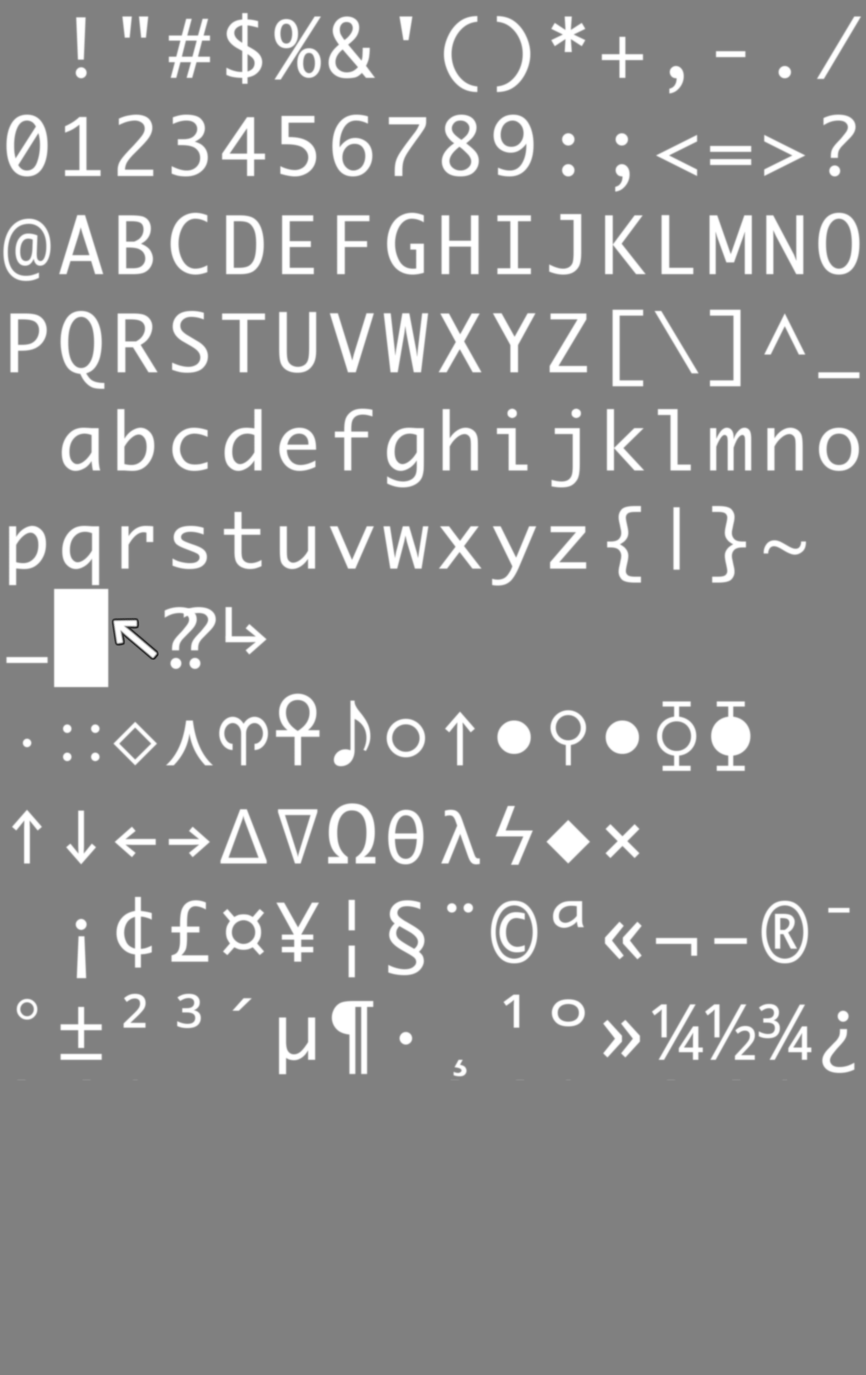
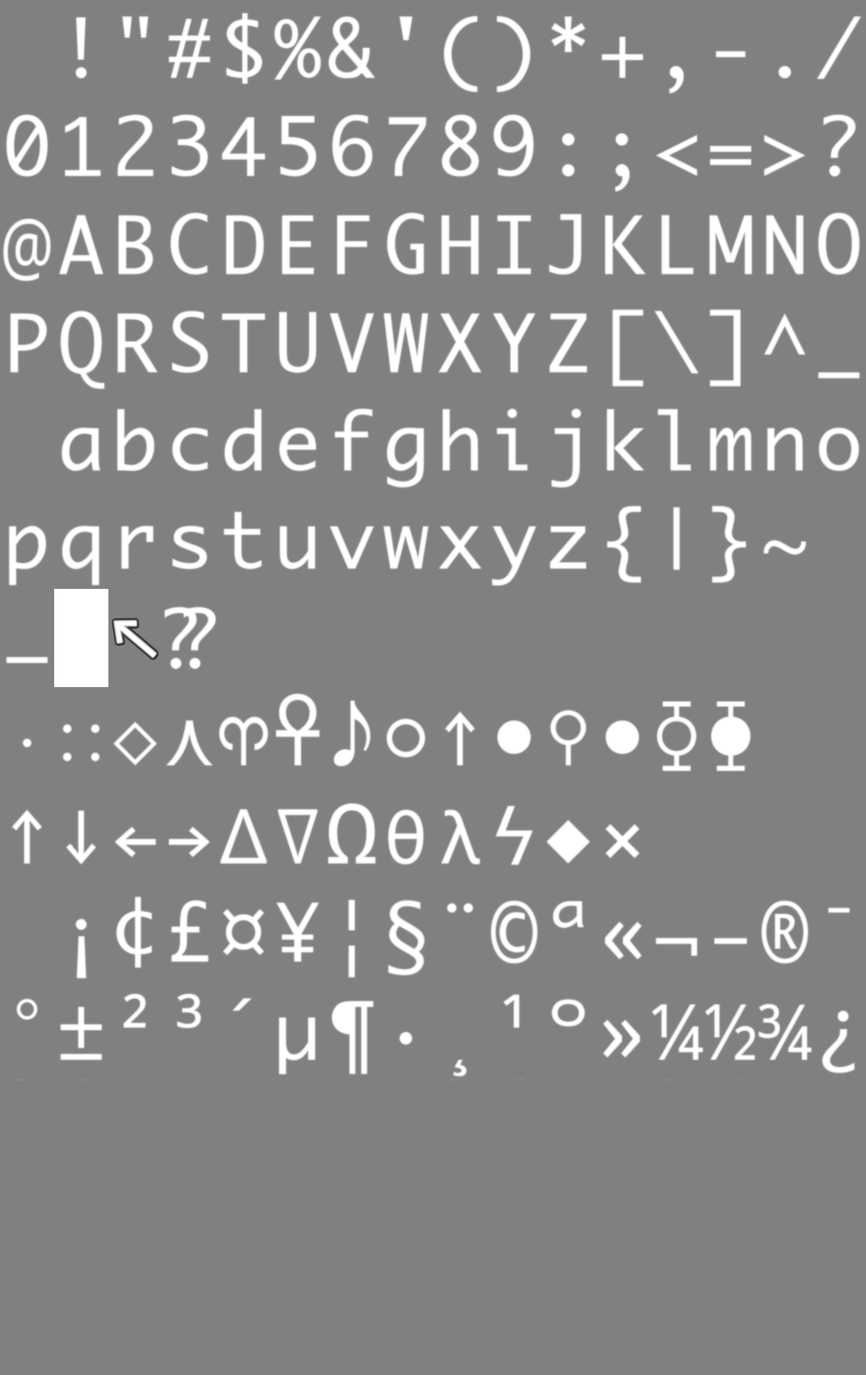
Layer changes from the first 866 x 1375 image to the second:
removed layer "Pasted Layer" over [223,605,268,656]
painted on "tiles.png" over [52,587,110,689]
